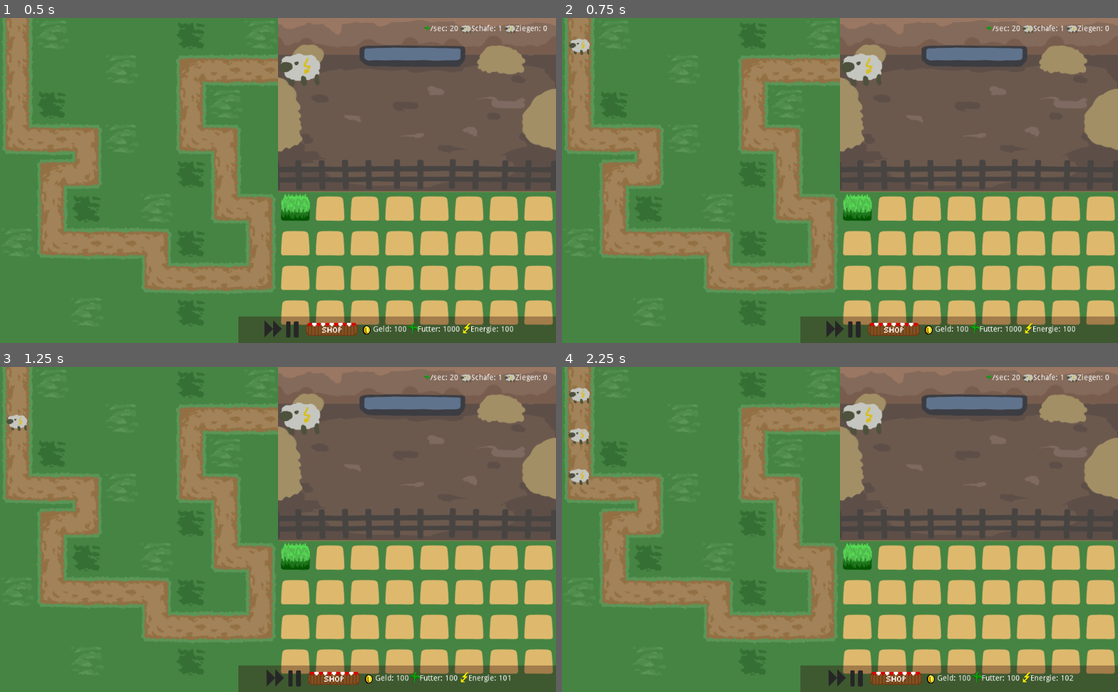
Above: before the commit, frames 1-4 (two rows, left to right).
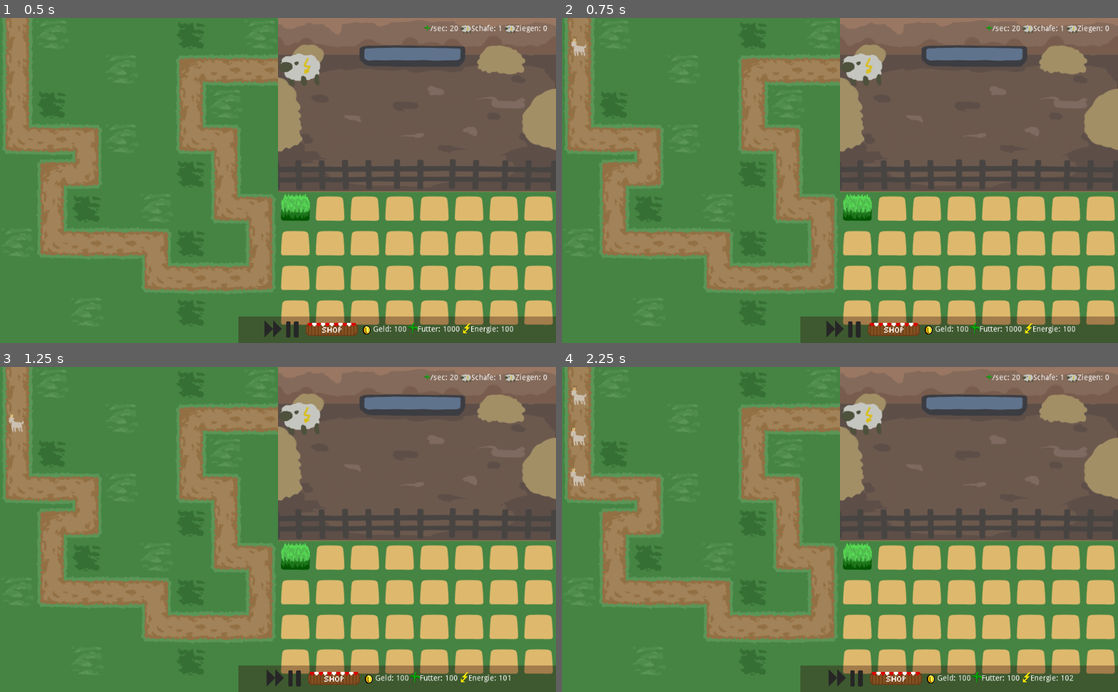
Above: after the commit, the same moments.

Repository: winnerbyhabit/bifigamejamWS19
Game: Godot game, scene res://Game.tscn
The game is run twice, just before and just after one commit, with the same random seed, the same clock (stepped at 60 frames per second) and the same inputs. Sound files missing from this copy of the repository are replaced by a short silence.
Inputs (mouse positions are in pixels of both pictures, inside the frame that each line leads up to):
- Up to frame 1 (0.5 s): no input
- Up to frame 2 (0.75 s): click (834, 330) at 0.5 s
- Up to frame 3 (1.25 s): no input
- Up to frame 4 (2.25 s): click (840, 679) at 1.25 s; click (840, 679) at 2 s

Frame 1 is identical in both runs. In frame 2, 0.1% of the frame differs, in the area x 1-5%, y 6-12%; in frame 3, 0.1%; in frame 4, 0.4%, in the area x 1-5%, y 6-37%.

Commit message:
ziegn bild eingefügt

Diff:
--- a/project/TDGame/Goat.tscn
+++ b/project/TDGame/Goat.tscn
@@ -1,7 +1,7 @@
 [gd_scene load_steps=5 format=2]
 
 [ext_resource path="res://TDGame/Goat.gd" type="Script" id=1]
-[ext_resource path="res://assets/Schaf.png" type="Texture" id=2]
+[ext_resource path="res://assets/Goat1.png" type="Texture" id=2]
 [ext_resource path="res://sfx/Mäh2.ogg" type="AudioStream" id=3]
 
 [sub_resource type="CircleShape2D" id=1]
